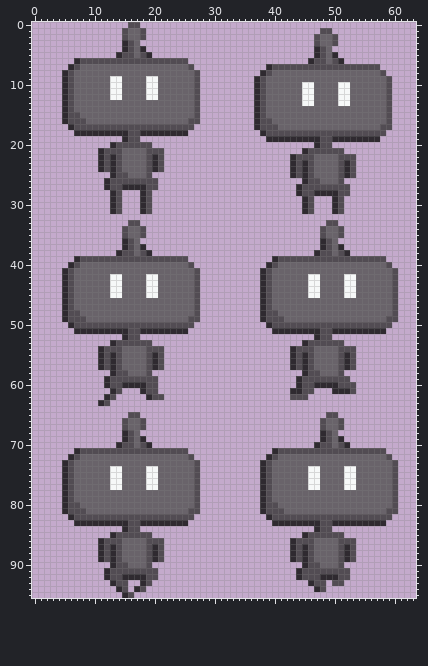
A sprite sheet gets an edit: assets/images/Robot.png. Above is the file before it was changed.
The file is 64x96 pixels.
The result:
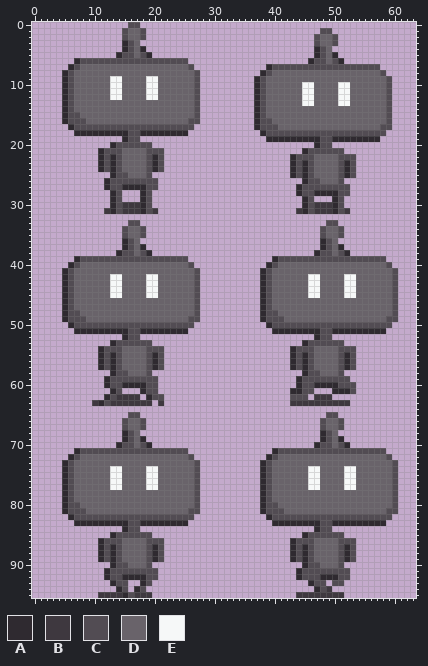
Palette (. is transparent): A #2f2a30  B #3e383f  C #524c53  D #69636a  E #f6f8f8
Difference:
@@ x 0..63 @@
 29 .............AC...AC.........................AC...AC............
-30 .............AC...AC.........................AC...AC............
-31 .............AC...AC.........................AC...AC............
+30 .............ACBBBAC.........................ACBBBAC............
+31 ............BACBBBACB.......................BACBBBACB...........
 32 ................................................................
@@ x 0..63 @@
 61 .............AC...ACC......................AACC...AAAC..........
-62 ............AC.....ACC.....................CCC..................
-63 ...........AC...................................................
+62 ............ACBBBB.ACC.....................CCC.BBB..............
+63 ..........BACBBBBBBB.B.....................BBBBBBBBBB...........
 64 ................................................................
@@ x 0..63 @@
 93 .............ACC..AC..........................ACC.CC............
-94 ..............AC.AC............................AC...............
-95 ...............AC...............................................
+94 ..............AC.AC............................ACB..............
+95 ...........BBBBACBBB........................BBBBBBBB............
Changed places in both pictures, as pixel boxes (x1, y1, x2, y2):
added: (104, 202, 158, 214)
added: (296, 202, 350, 214)
added: (92, 394, 164, 406)
added: (290, 394, 350, 406)
added: (296, 586, 344, 598)
added: (98, 592, 152, 598)
